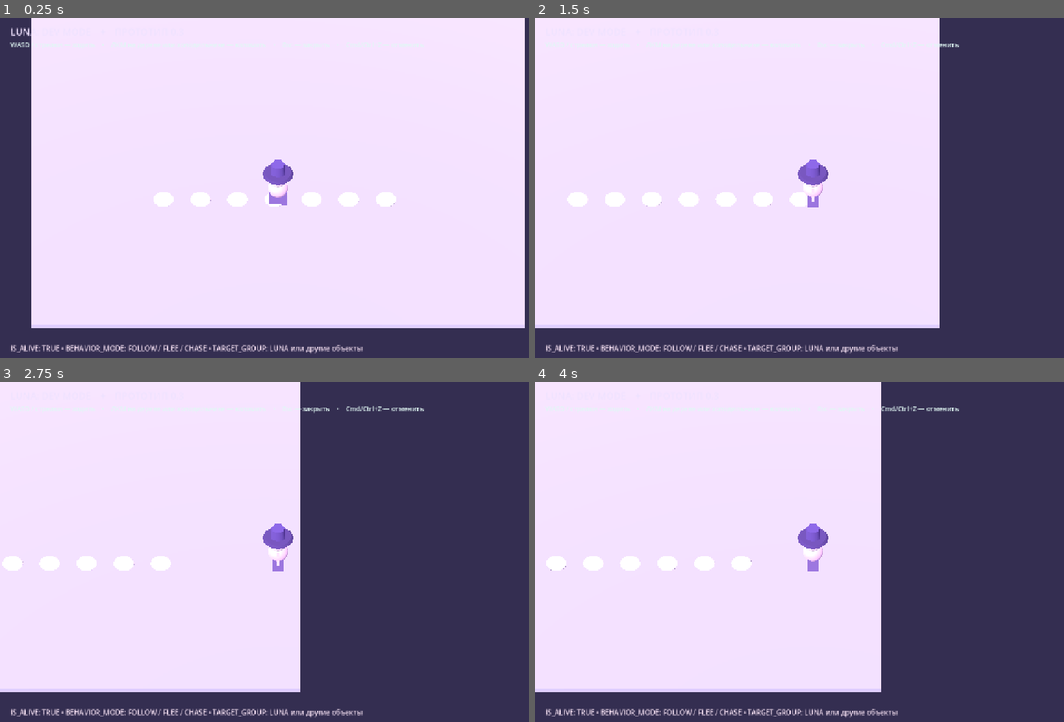
Above: before the commit, frames 1-4 (two rows, left to right).
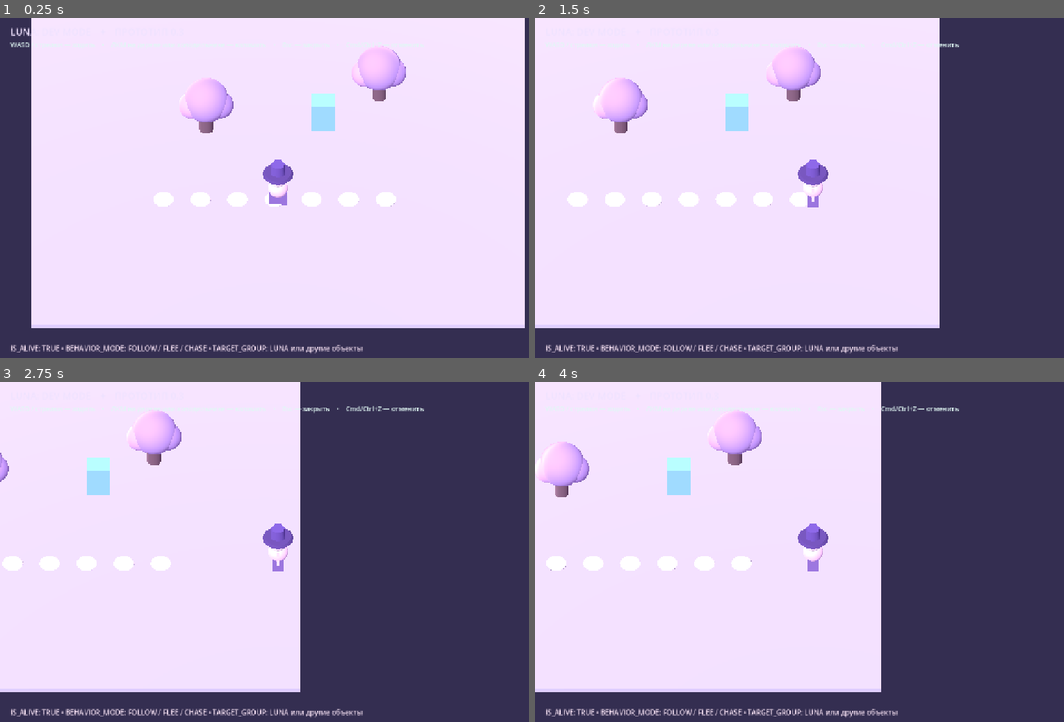
Above: after the commit, the same moments.

Repository: 0ri-space-cat/luna-dev-mode
Game: Godot game, scene res://scenes/main.tscn
Same seed, same stepped clock (60 frames per second), same inputs: the game is played once before the commit and once after it.
Inputs (mouse positions are in pixels of both pictures, inside the frame that each line leads up to):
- Up to frame 1 (0.25 s): no input
- Up to frame 2 (1.5 s): tap Enter at 0.5 s; move the mouse to (937, 174) at 0.52 s; hold D (move_right) 0.53-1.25 s; tap Z at 0.6 s; click (937, 174) at 0.67 s; drag from (704, 208) to (783, 259) at 1.27 s
- Up to frame 3 (2.75 s): tap Space at 2 s; move the mouse to (333, 480) at 2.02 s; hold D (move_right) from 2.03 s (still down); tap Z at 2.1 s
- Up to frame 4 (4 s): release D (move_right) at 2.75 s; drag from (783, 623) to (646, 504) at 2.77 s; tap Enter at 3.5 s; move the mouse to (979, 606) at 3.52 s; hold A (move_left) from 3.53 s (still down); tap Z at 3.6 s

The runs differ from the first frame. In frame 1, 2.3% of the frame differs, in the area x 34-77%, y 8-34%; in frame 2, 2.2%; in frame 3, 1.4%; in frame 4, 2.2%.
Error before the commit: Parse Error: Cannot infer the type of "walking" variable because the value doesn't have a set type. (res://scripts/hackable_entity.gd:106)

Commit message:
fix: explicitly type AI walk state for GDScript parser

Diff:
--- a/scripts/hackable_entity.gd
+++ b/scripts/hackable_entity.gd
@@ -103,7 +103,7 @@
 				brain.turn_away_from_wall(hit.get_normal())
 				break
 	var speed_horizontal := Vector2(velocity.x, velocity.z).length()
-	var walking := speed_horizontal > 0.15 and brain.last_decision != "IDLE"
+	var walking: bool = speed_horizontal > 0.15 and brain.last_decision != "IDLE"
 	for i in range(legs.size()):
 		legs[i].rotation.x = sin(age * (5.5 + speed_horizontal * 2.0) + float(i) * PI) * 0.36 if walking else 0.0
 	if speed_horizontal > 0.15:
